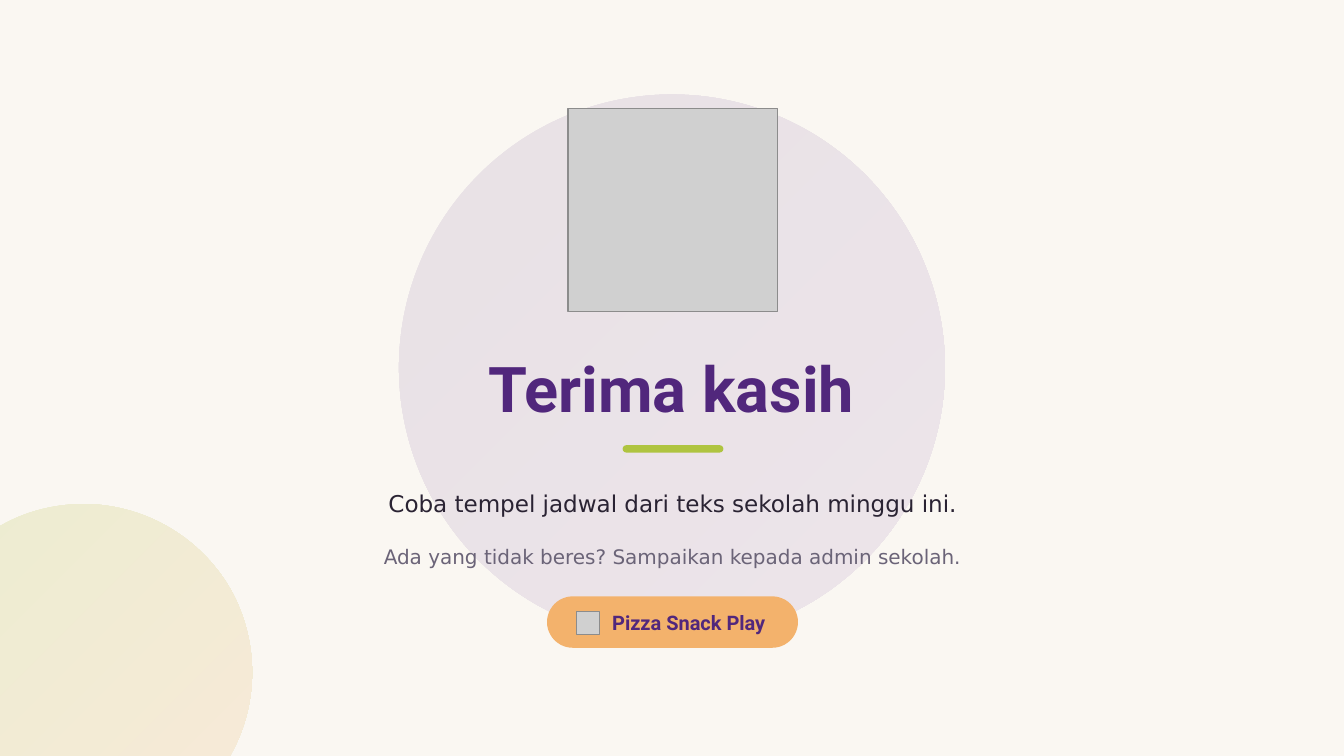
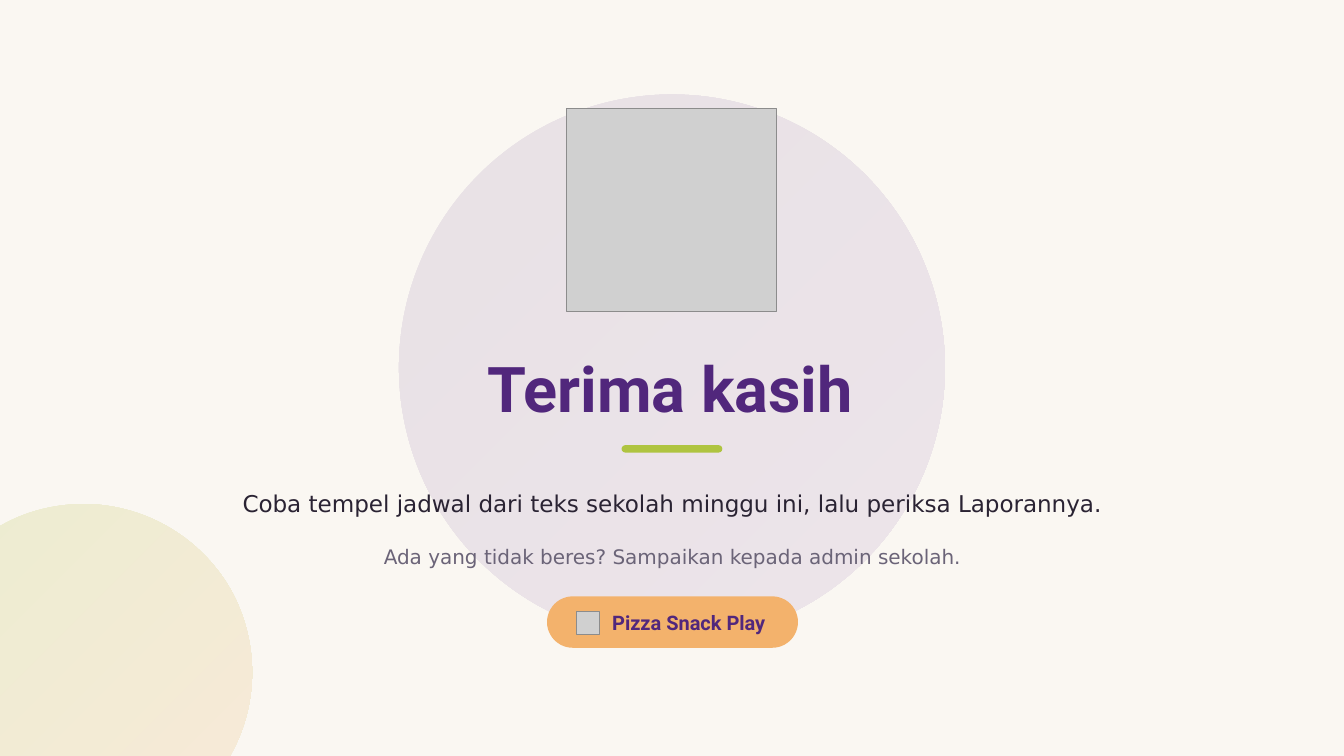
Before and after one commit to KU-JakartaTimur/pizza-snack-play, a slide deck: slide 16 of Panduan Korlas dan Admin Pizza Snack Play/Panduan Korlas dan Admin Pizza Snack Play.pptx (slide 15 before the commit). Drawn at 1344x756 pixels with LibreOffice and Linux fonts; fonts in the diff are those of the drawing; grey boxes stand for pictures. Boxes give left, top, right and bottom in pixels: in the first picture for what was removed or moved away, otherwise in the second. Text is boxed around its words. In the diff, an @@ line names an element or a change of style, - is before the commit and + after.

Commit message:
docs: sinkronkan dokumentasi ke v1.13 + dek Korlas & Admin 16 halaman
Dokumentasi tertinggal dari kode setelah modul laporan (b3a7636), pengecualian
petugas pada jadwal terbit (aeb51c3), dan ekspor Excel akun (f9cee36):

- PRD -> v1.13: fitur F12 Laporan Jadwal, endpoint GET /laporan beserta tabel
  kode gagal, alur 8.11 & 8.12, Phase 4f, dan AC58-AC64. F5 dikoreksi karena
  menyebut ekspor Excel sebagai rencana padahal sudah terimplementasi (jadwal
  dan akun); yang belum ada hanya PDF. AC38 diberi catatan pengecualian petugas
  supaya tidak bertentangan dengan AC62.
- UAT_Result.md -> bagian 8: regresi v1.13 dengan hasil yang benar-benar
  dijalankan (495 assertion hijau, check-laporan 14/14, check-petugas-terkunci
  9/9), plus catatan produksi.
- README: ekspor akun orang tua didokumentasikan, fase 10 "Laporan Jadwal"
  disisipkan, tautan PRD diperbarui.

Dek Korlas & Admin diperluas 15 -> 16 halaman. Halaman 14 baru membahas
Laporan piket, dan halaman 15 dikoreksi: kartu 1 sebelumnya menyatakan petugas
"tidak bisa diubah lagi" setelah jadwal terbit, padahal sejak v1.13 petugas
justru masih bisa diisi -- yang terkunci tetap menu dan catatan. Dek Orang Tua
sengaja dibiarkan: v1.13 tidak mengubah satu pun layar orang tua.

```diff
--- a/Panduan Korlas dan Admin Pizza Snack Play/Panduan Korlas dan Admin Pizza Snack Play.pptx
+++ b/Panduan Korlas dan Admin Pizza Snack Play/Panduan Korlas dan Admin Pizza Snack Play.pptx
@@ text at <box>243,494,1101,517</box>: text changed @@
-Coba tempel jadwal dari teks sekolah minggu ini.
+Coba tempel jadwal dari teks sekolah minggu ini, lalu periksa Laporannya.
```
Also in this commit, not shown: 9 other slides changed, 1 slide added, 17 other files.
